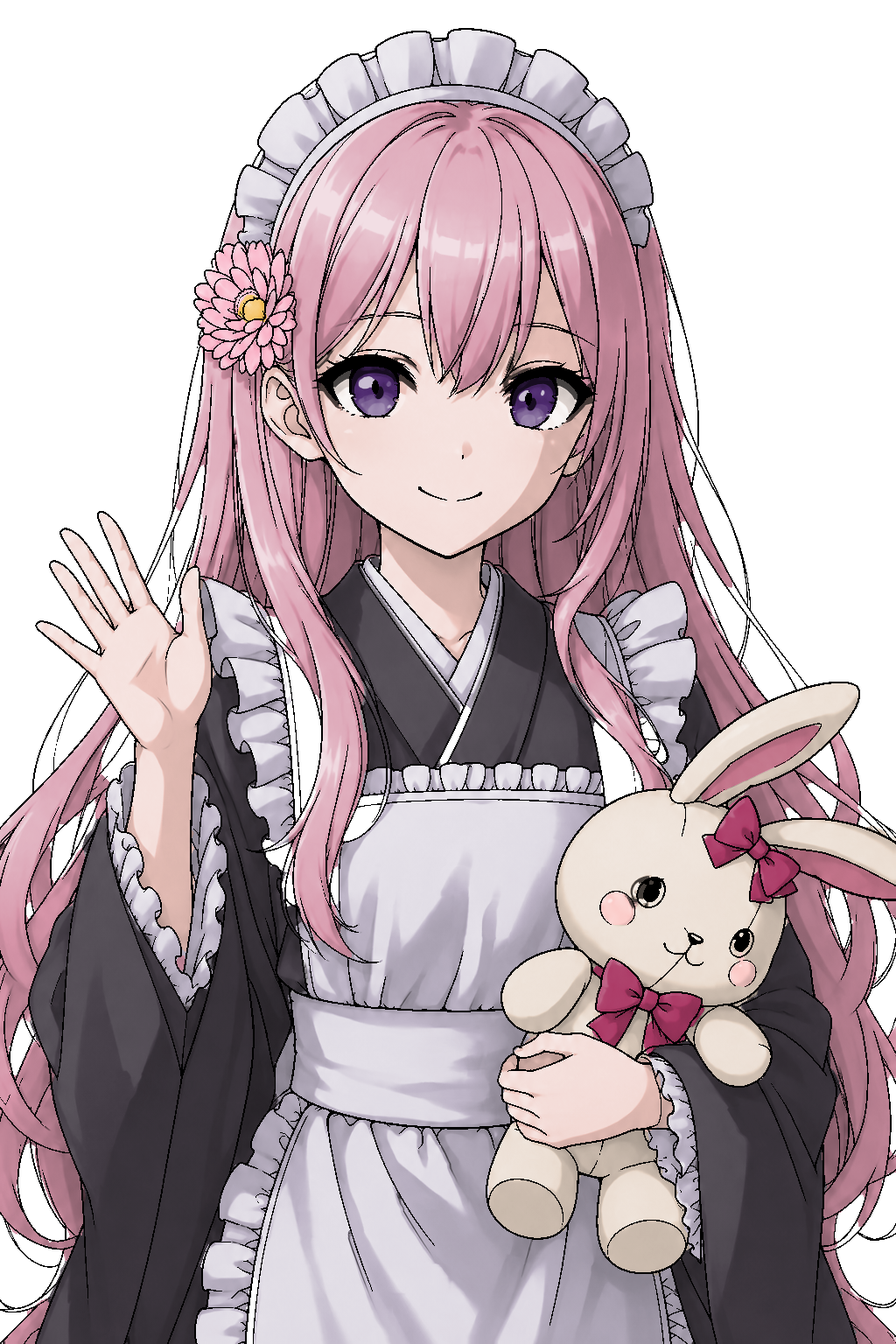
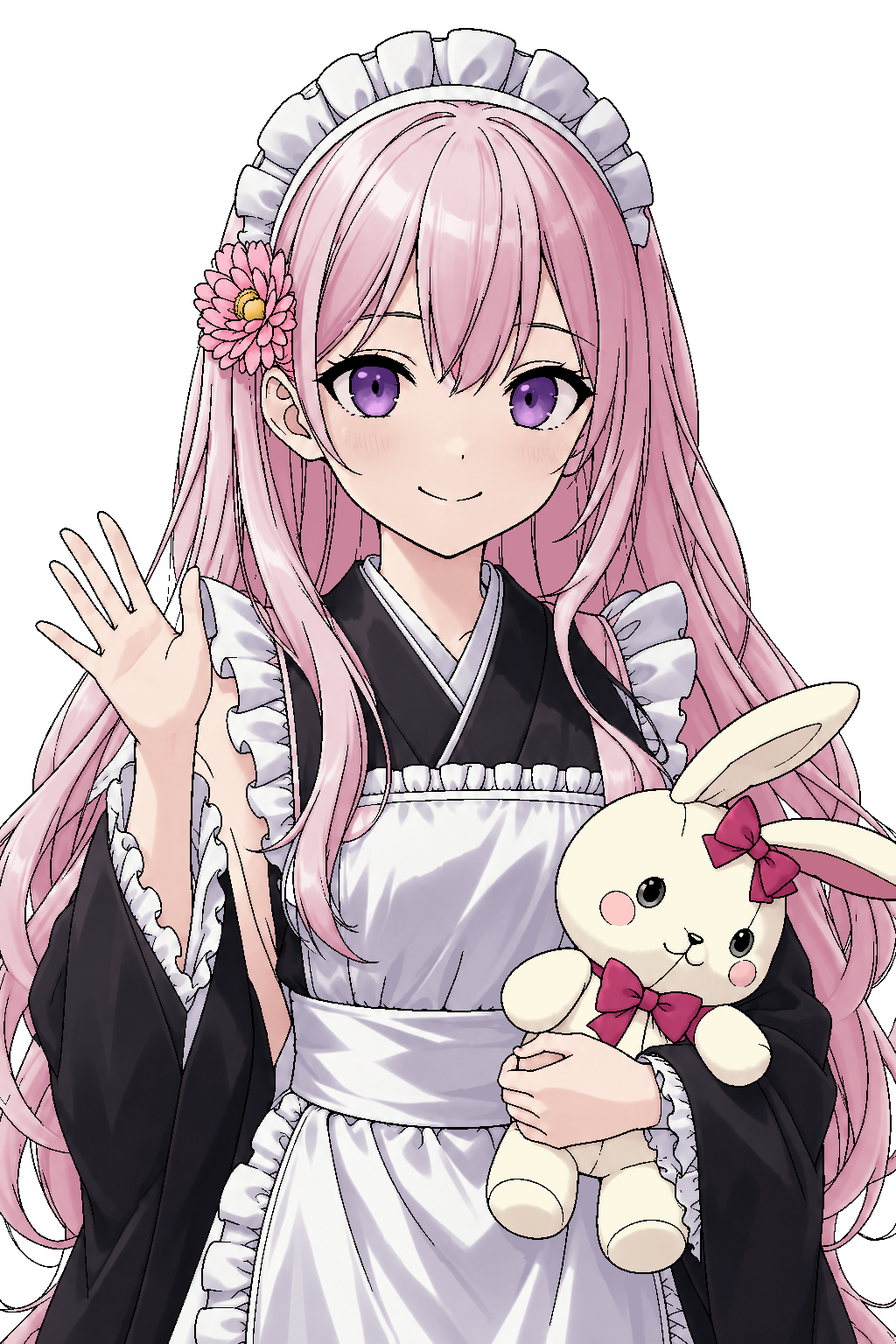
Comparing the layer stacks of the two 896 × 1344 images. Changes:
removed group "後ろ髪・毛束 [hair_back]" (3 layers) from group "髪" over (0, 157, 896, 1344)
removed layer "後ろ髪・毛束_Highlight" (was screen) from group "後ろ髪・毛束 [hair_back]" over (0, 157, 896, 1344)
removed layer "後ろ髪・毛束_Shadow" (was multiply) from group "後ろ髪・毛束 [hair_back]" over (0, 228, 896, 1344)
removed layer "後ろ髪・毛束_Base" from group "後ろ髪・毛束 [hair_back]" over (0, 157, 896, 1344)
added group "画面右の長い髪 [hair_right]" with 3 layers in group "髪" over (72, 205, 896, 1344)
added layer "画面右の長い髪_Highlight" (screen) in group "画面右の長い髪 [hair_right]" over (591, 220, 896, 1344)
added layer "画面右の長い髪_Shadow" (multiply) in group "画面右の長い髪 [hair_right]" over (72, 205, 896, 1344)
added layer "画面右の長い髪_Base" in group "画面右の長い髪 [hair_right]" over (72, 205, 896, 1344)
added group "画面左の長い髪 [hair_left]" with 3 layers in group "髪" over (0, 204, 840, 1344)
added layer "画面左の長い髪_Highlight" (screen) in group "画面左の長い髪 [hair_left]" over (0, 204, 391, 1344)
added layer "画面左の長い髪_Shadow" (multiply) in group "画面左の長い髪 [hair_left]" over (0, 350, 840, 1344)
added layer "画面左の長い髪_Base" in group "画面左の長い髪 [hair_left]" over (0, 204, 840, 1344)
moved "衣装" below "髪" over (28, 29, 858, 1344)
removed group "袖口と裾のフリル [cuffs]" (3 layers) from group "衣装" over (105, 810, 703, 1344)
added group "エプロン" with 24 layers in group "衣装" over (167, 576, 702, 1344)
removed group "着物・袖 [kimono]" (3 layers) from group "衣装" over (28, 556, 858, 1344)
removed layer "着物・袖_Highlight" (was screen) from group "着物・袖 [kimono]" over (28, 556, 857, 1344)
removed layer "着物・袖_Shadow" (was multiply) from group "着物・袖 [kimono]" over (36, 626, 858, 1344)
removed layer "着物・袖_Base" from group "着物・袖 [kimono]" over (28, 556, 858, 1344)
added group "着物" with 16 layers in group "衣装" over (28, 554, 857, 1344)
painted on "背景_Base" over (0, 29, 896, 1344)
…and 207 more changes (99 added, 27 painted, 77 removed, 19 stack)
